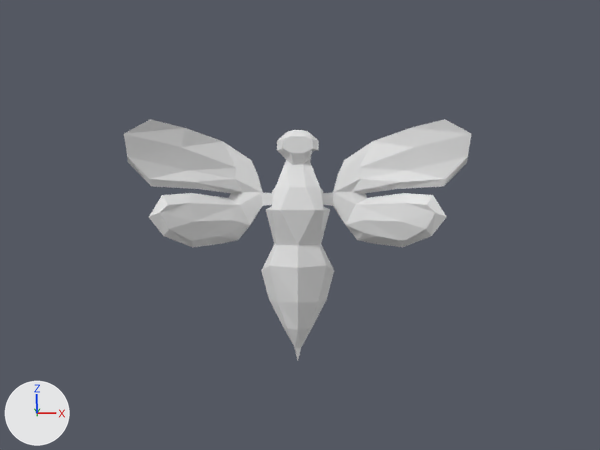
What one commit did to the Blender file 3D/Prize 1_2_f_1_Textured_1_Anim_1.blend.
Rendered twice from the file's camera 'Camera'. The axes (+X, +Y, +Z) are drawn at lower left. The lights are the same throughout.
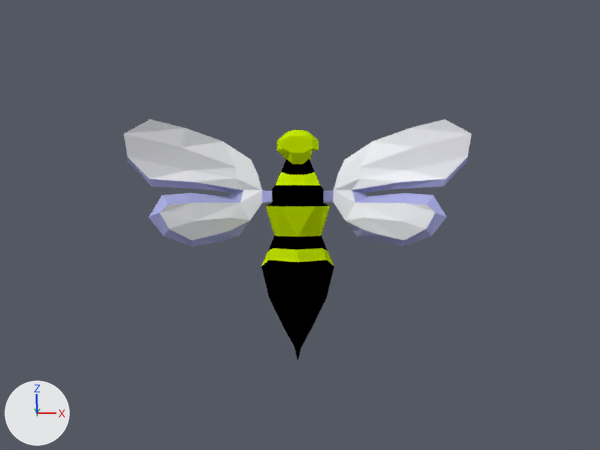
Diff of the bpy script that builds the scene:
```diff
--- a/3D/Prize 1_2_f_1_Textured_1_Anim_1.blend.py
+++ b/3D/Prize 1_2_f_1_Textured_1_Anim_1.blend.py
@@ mat_material_001 @@
 mat_material_001 = diffuse_material('Material.001')
-mat_material_001.base_color = (0.8, 0.8, 0.8)  # white #e7e7e7
+mat_material_001.base_color = (0.0, 0.0, 0.0)  # black #000000
@@ mat_material_002 @@
+mat_material_002 = diffuse_material('Material.002')
+mat_material_002.base_color = (0.423, 0.442, 0.8)  # blue #aeb1e7
@@ mat_material_003 @@
+mat_material_003 = diffuse_material('Material.003')
+mat_material_003.base_color = (0.939, 0.942, 1.0)  # white #f8f8ff
@@ mat_material @@
+mat_material = diffuse_material('Material')
+mat_material.base_color = (0.556, 0.8, 0.0)  # green #c5e700
@@ me_cube_005 @@
 # used by ob_cube_003; location = (-0.03, 0.0, 0.23); rotation_euler = (4.712, 1.571, 0.0), in degrees (270, 90, 0); scale = (0.3, 0.24, 0.188)
-me_cube_005.from_pydata(...)  # 294 vertices, 304 faces, 2 loose edges; spans x -13.8..0.7, y -12.0..12.0, z -4.9..2.2
+me_cube_005.from_pydata(...)  # 310 vertices, 320 faces, 2 loose edges; spans x -13.8..0.7, y -12.0..12.0, z -4.9..2.2
+# me_cube_005 part 1
+# 32 faces are deleted
+# 68 vertices in x -9.6..-5.0, y -4.9..5.0, z -2.5..1.8 move by (-0.2, 0.0, 0.0)
+# 43 vertices in x -10.1..-3.2, y -5.9..5.9, z -2.0..1.8 move by (-0.1, 0.0, 0.0)
+# 12 vertices in x -8.5..-5.2, y -2.4..2.4, z -2.0..2.2 move by (-0.3, 0.0, 0.0)
+# 27 vertices move from x -10.3..-5.3, y -5.1..5.1, z -3.0..2.2 to x -10.7..-5.7, y -5.1..5.1, z -2.6..2.2
+# 16 vertices are added at x -10.9..-6.4, y -1.9..1.9, z -3.0..2.2
+# 28 new faces join them, mat_material_001 (black #000000)
+# 20 new faces join them, mat_material (green #c5e700)
+# me_cube_005 part 2: 53 faces spanning x -13.5..-5.2, y -2.8..2.8, z -2.6..2.2 switch from mat_material_001 (white #e7e7e7) to mat_material (green #c5e700)
+# me_cube_005 part 3: 81 faces spanning x -13.8..-6.5, y -12.0..12.0, z -4.9..1.8 switch from mat_material_001 (white #e7e7e7) to mat_material_002 (blue #aeb1e7)
+# me_cube_005 part 4: 32 faces spanning x -13.8..-6.9, y -12.0..12.0, z -4.9..0.9 switch from mat_material_001 (white #e7e7e7) to mat_material_003 (white #f8f8ff)
```

Location of each change, (x1, y1, x2, y2) in pixels of the pictures (600 x 450 px; the box of a moved part takes in the faces that stretch with it):
'Cube.003', recoloured, reshaped
    both: (124, 119, 471, 360)
part 1 of me_cube_005, moved or reshaped
    before: (262, 159, 334, 329)
    after: (261, 159, 334, 329)
part 2 of me_cube_005, recoloured (grey to green)
    both: (277, 130, 319, 164)
part 3 of me_cube_005, recoloured (white to blue)
    both: (125, 144, 470, 247)
part 4 of me_cube_005, recoloured (grey to white)
    both: (124, 119, 471, 240)
